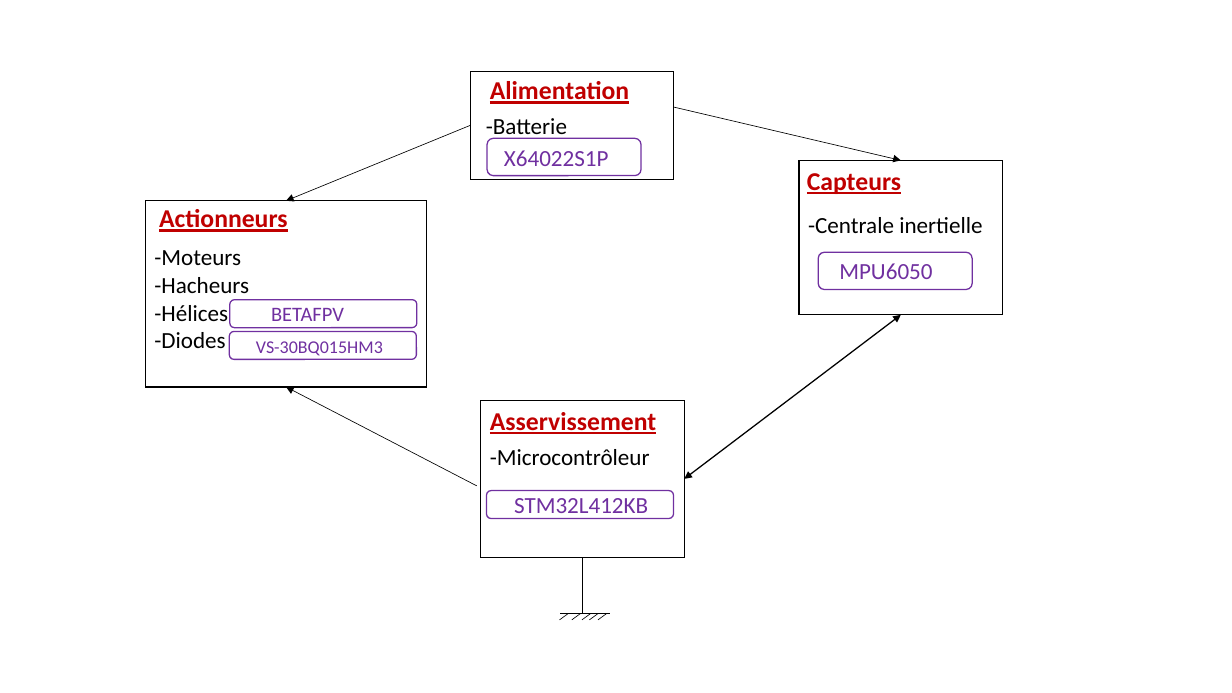
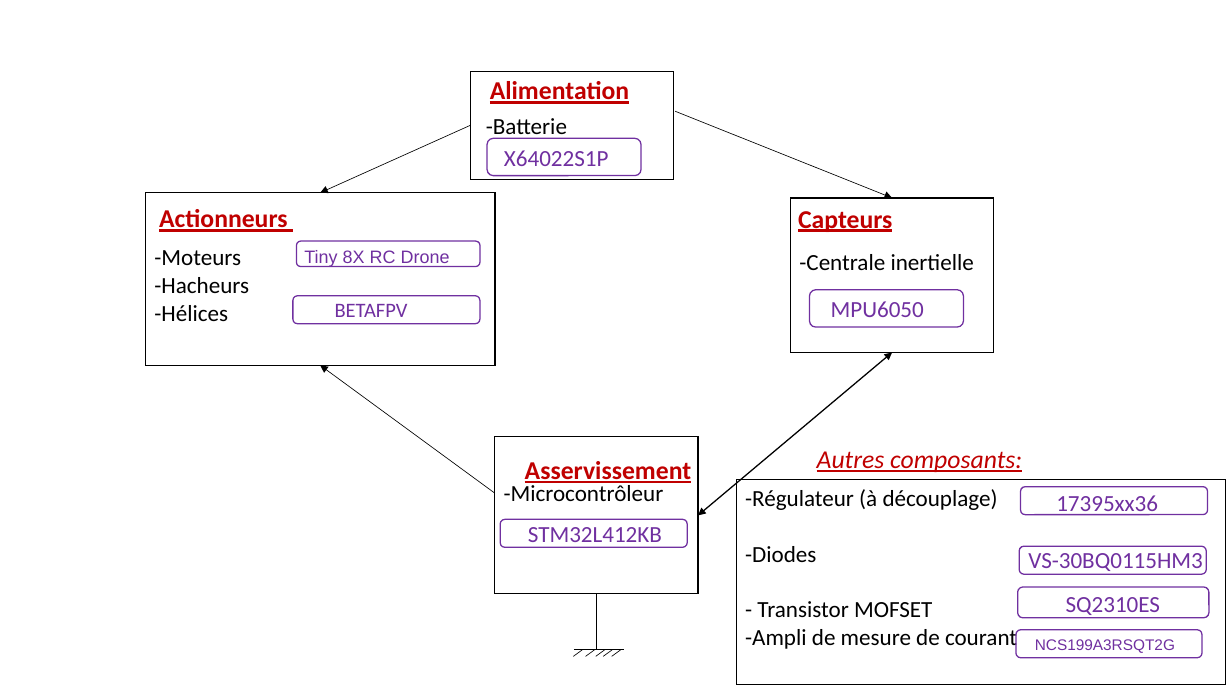
Before and after one commit to ETheoParis/ProjetDroneENSEA2023, a slide deck: slide 1 of PCB_diagramme.pptx. Drawn at 1232x693 pixels with LibreOffice and Linux fonts; fonts in the diff are those of the drawing. Boxes give left, top, right and bottom in pixels: in the first picture for what was removed or moved away, otherwise in the second. Text is boxed around its words. In the diff, an @@ line names an element or a change of style, - is before the commit and + after.

```diff
--- a/PCB_diagramme.pptx
+++ b/PCB_diagramme.pptx
@@ arrow moved from (674, 107) - (901, 161) to (676, 111) - (892, 198) @@
@@ arrow moved from (470, 126) - (287, 201) to (470, 126) - (321, 193) @@
@@ rectangle: place and size @@
-rectangle at <box>145,201,427,386</box>
+rectangle at <box>145,193,495,366</box>
@@ text "Capteurs": place and size @@
-text "Capteurs" at <box>807,173,901,194</box>
+text "Capteurs" at <box>798,211,892,232</box>
@@ rectangle: place and size @@
-rectangle at <box>799,161,1003,315</box>
+rectangle at <box>790,198,994,352</box>
@@ rounded rectangle: place and size @@
-rounded rectangle at <box>229,332,416,360</box>
+rounded rectangle at <box>297,241,481,267</box>
@@ text added at <box>304,250,450,267</box>, 14 pt, text #7030A0 @@
+Tiny 8X RC Drone
@@ rounded rectangle: place and size @@
-rounded rectangle at <box>230,299,417,327</box>
+rounded rectangle at <box>293,296,480,323</box>
@@ text "BETAFPV": place and size @@
-text "BETAFPV" at <box>271,308,344,321</box>
+text "BETAFPV" at <box>335,304,408,317</box>
@@ 2 texts, 1 rounded rectangle: place and size @@
-2 texts, 1 rounded rectangle at <box>808,217,982,289</box>
+2 texts, 1 rounded rectangle at <box>799,254,974,327</box>
@@ text at <box>154,332,225,348</box>: paragraph removed @@
--Diodes
@@ text removed at <box>256,341,383,359</box> @@
-VS-30BQ015HM3
@@ double arrow moved from (901, 315) - (685, 479) to (892, 352) - (698, 516) @@
@@ arrow moved from (477, 486) - (287, 387) to (494, 493) - (321, 365) @@
@@ text "Asservissement": place and size @@
-text "Asservissement" at <box>490,412,657,434</box>
+text "Asservissement" at <box>525,461,692,483</box>
@@ text added at <box>817,451,1022,472</box>, 20 pt, text #C00000, italic, underline @@
+Autres composants:
@@ rectangle added at <box>737,480,1226,685</box>, outline #000000 0.75 pt dashed, 18 pt, text #000000 @@
+-Régulateur (à découplage)
+-Diodes
+- Transistor MOFSET
+-Ampli de mesure de courant
@@ rounded rectangle added at <box>1021,487,1208,515</box>, outline #7030A0 1 pt @@
@@ text added at <box>1056,495,1158,516</box>, 18 pt, text #7030A0 @@
+17395xx36
@@ rounded rectangle: place and size @@
-rounded rectangle at <box>487,491,674,518</box>
+rounded rectangle at <box>500,519,687,547</box>
@@ text "STM32L412KB": place and size @@
-text "STM32L412KB" at <box>514,498,648,519</box>
+text "STM32L412KB" at <box>528,527,662,548</box>
@@ rounded rectangle added at <box>1019,546,1206,574</box>, outline #7030A0 1 pt @@
@@ text added at <box>1028,553,1203,575</box>, 18 pt, text #7030A0 @@
+VS-30BQ0115HM3
@@ rounded rectangle added at <box>1018,587,1209,617</box>, outline #7030A0 1 pt @@
@@ text added at <box>1066,597,1161,618</box>, 18 pt, text #7030A0 @@
+SQ2310ES
@@ 7 lines, 1 text, 1 rectangle: place and size @@
-7 lines, 1 text, 1 rectangle at <box>481,400,684,620</box>
+7 lines, 1 text, 1 rectangle at <box>494,437,698,656</box>
@@ rounded rectangle added at <box>1017,630,1202,658</box>, outline #7030A0 1 pt @@
@@ text added at <box>1035,639,1175,653</box>, 12 pt, text #7030A0 @@
+NCS199A3RSQT2G
```
Also in this commit, not shown: 1 other slide changed, 7 other files.
